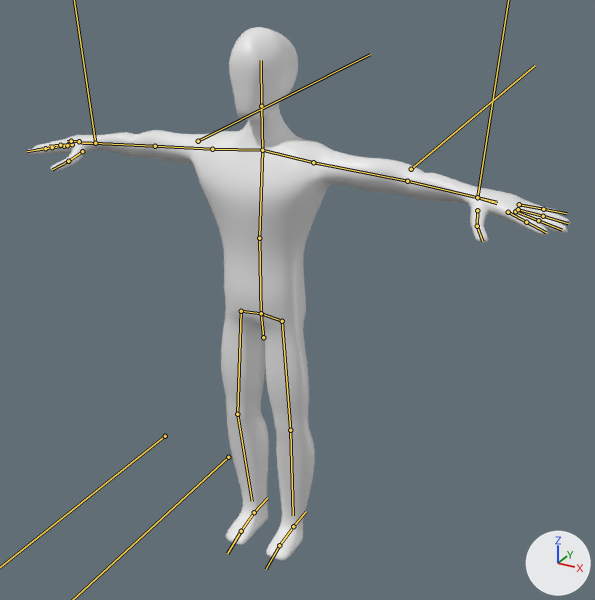
The glTF model client/main/assets/dummy.glb: old version first, new version second.
Before and after are seen from a 50 mm lens placed at (1.38, -2.28, 2.18), pointed at (0.1, 0.05, 1.02). Lighting does not change. The marker at lower right points along +X, +Y and +Z. The bones that bend it are drawn over the model as lines.
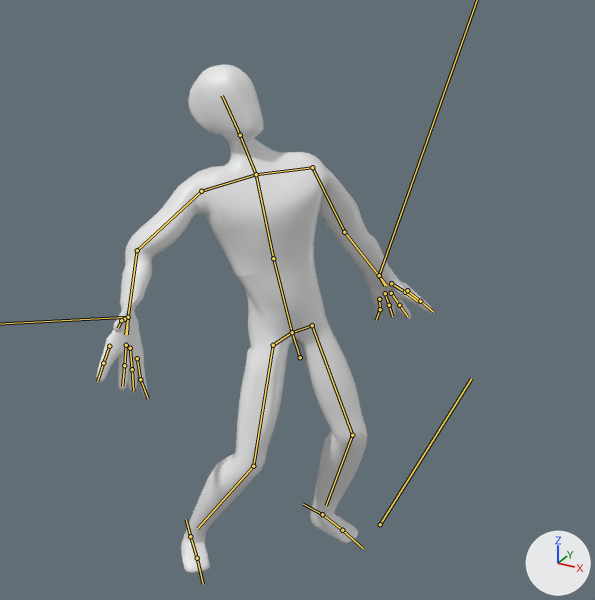
The newer file adds an action. The first version stands in its rest pose; the second is drawn at frame 0 of the action 'StandStun'.

The change, as a list of edits to the scene's bpy script:
```text
Change bone_funny:
    where bone_funny = bpy.data.objects['Armature'].pose.bones['Funny']
    bone_funny.location: (0.0, 0.0, 0.0) -> (0.114, -0.087, -0.052)
    bone_funny.rotation_quaternion: (1.0, 0.0, 0.0, 0.0) -> (0.853, -0.092, 0.502, 0.112)  # degrees (0, 0, 0) -> degrees (-5, 61, 12)
Change bone_abdomen:
    where bone_abdomen = bpy.data.objects['Armature'].pose.bones['Abdomen']  # child of 'Funny'
    bone_abdomen.rotation_quaternion: (1.0, 0.0, 0.0, 0.0) -> (0.991, 0.057, -0.112, -0.043)  # degrees (0, 0, 0) -> degrees (7, -12, -6)
Change bone_chest:
    where bone_chest = bpy.data.objects['Armature'].pose.bones['Chest']  # child of 'Abdomen'
    bone_chest.rotation_quaternion: (1.0, 0.0, 0.0, 0.0) -> (0.997, 0.018, -0.072, -0.027)  # degrees (0, 0, 0) -> degrees (2, -8, -3)
Change bone_neck:
    where bone_neck = bpy.data.objects['Armature'].pose.bones['Neck']  # child of 'Chest'
    bone_neck.rotation_quaternion: (1.0, 0.0, 0.0, 0.0) -> (0.993, -0.072, 0.0, 0.092)  # degrees (0, 0, 0) -> degrees (-8, 1, 11)
Change bone_head:
    where bone_head = bpy.data.objects['Armature'].pose.bones['Head']  # child of 'Neck'
    bone_head.rotation_quaternion: (1.0, 0.0, 0.0, 0.0) -> (0.937, -0.046, 0.347, 0.002)  # degrees (0, 0, 0) -> degrees (-6, 41, -2)
Change bone_upperarm_l:
    where bone_upperarm_l = bpy.data.objects['Armature'].pose.bones['UpperArm.L']  # child of 'Shoulder.L'
    bone_upperarm_l.rotation_quaternion: (1.0, 0.0, 0.0, 0.0) -> (0.84, -0.432, -0.159, 0.288)  # degrees (0, 0, 0) -> degrees (-55, -1, 38)
Change bone_forearm_l:
    where bone_forearm_l = bpy.data.objects['Armature'].pose.bones['ForeArm.L']  # child of 'UpperArm.L'
    bone_forearm_l.rotation_quaternion: (1.0, 0.0, 0.0, 0.0) -> (0.995, -0.022, 0.0, 0.102)  # degrees (0, 0, 0) -> degrees (-2, 0, 12)
Change bone_upperarm_r:
    where bone_upperarm_r = bpy.data.objects['Armature'].pose.bones['UpperArm.R']  # child of 'Shoulder.R'
    bone_upperarm_r.rotation_quaternion: (1.0, 0.0, 0.0, 0.0) -> (0.866, -0.171, -0.449, 0.143)  # degrees (0, 0, 0) -> degrees (-38, -47, 36)
Change bone_forearm_r:
    where bone_forearm_r = bpy.data.objects['Armature'].pose.bones['ForeArm.R']  # child of 'UpperArm.R'
    bone_forearm_r.rotation_quaternion: (1.0, 0.0, 0.0, 0.0) -> (0.968, 0.052, 0.0, 0.245)  # degrees (0, 0, 0) -> degrees (6, -1, 28)
Change bone_thigh_l:
    where bone_thigh_l = bpy.data.objects['Armature'].pose.bones['Thigh.L']  # child of 'Hip.L'
    bone_thigh_l.rotation_quaternion: (1.0, 0.0, 0.0, 0.0) -> (0.966, -0.053, 0.249, 0.04)  # degrees (0, 0, 0) -> degrees (-5, 29, 3)
Change bone_shin_l:
    where bone_shin_l = bpy.data.objects['Armature'].pose.bones['Shin.L']  # child of 'Thigh.L'
    bone_shin_l.rotation_quaternion: (1.0, 0.0, 0.0, 0.0) -> (0.954, 0.219, 0.0, 0.203)  # degrees (0, 0, 0) -> degrees (25, -5, 23)
Change bone_thigh_r:
    where bone_thigh_r = bpy.data.objects['Armature'].pose.bones['Thigh.R']  # child of 'Hip.R'
    bone_thigh_r.rotation_quaternion: (1.0, 0.0, 0.0, 0.0) -> (0.862, 0.147, -0.448, 0.187)  # degrees (0, 0, 0) -> degrees (9, -56, 20)
Change bone_shin_r:
    where bone_shin_r = bpy.data.objects['Armature'].pose.bones['Shin.R']  # child of 'Thigh.R'
    bone_shin_r.rotation_quaternion: (1.0, 0.0, 0.0, 0.0) -> (0.961, 0.203, 0.0, -0.188)  # degrees (0, 0, 0) -> degrees (23, 4, -21)
Change bone_heelik_l:
    where bone_heelik_l = bpy.data.objects['Armature'].pose.bones['HeelIK.L']
    bone_heelik_l.location: (0.0, 0.0, 0.0) -> (0.068, 0.122, 0.0)
    bone_heelik_l.rotation_quaternion: (1.0, 0.0, 0.0, 0.0) -> (0.778, 0.0, 0.0, 0.628)  # degrees (0, 0, 0) -> degrees (0, 0, 78)
Change bone_handik_l:
    where bone_handik_l = bpy.data.objects['Armature'].pose.bones['HandIK.L']
    bone_handik_l.location: (0.0, 0.0, 0.0) -> (-0.463, -0.509, -0.377)
    bone_handik_l.rotation_quaternion: (1.0, 0.0, 0.0, 0.0) -> (0.682, -0.409, 0.564, -0.223)  # degrees (0, 0, 0) -> degrees (-88, 36, -71)
Change bone_littlebase_l:
    where bone_littlebase_l = bpy.data.objects['Armature'].pose.bones['LittleBase.L']  # child of 'Hand.L'
    bone_littlebase_l.location: (0.0, 0.0, 0.0) -> (-0.003, 0.021, -0.011)
Change bone_heelik_r:
    where bone_heelik_r = bpy.data.objects['Armature'].pose.bones['HeelIK.R']
    bone_heelik_r.location: (0.0, 0.0, 0.0) -> (-0.124, -0.266, 0.02)
    bone_heelik_r.rotation_quaternion: (1.0, 0.0, 0.0, 0.0) -> (0.921, 0.0, 0.0, 0.391)  # degrees (0, 0, 0) -> degrees (0, 0, 46)
Change bone_handik_r:
    where bone_handik_r = bpy.data.objects['Armature'].pose.bones['HandIK.R']
    bone_handik_r.location: (0.0, 0.0, 0.0) -> (0.36, -0.485, 0.402)
    bone_handik_r.rotation_quaternion: (1.0, 0.0, 0.0, 0.0) -> (0.605, -0.209, 0.269, 0.719)  # degrees (0, 0, 0) -> degrees (10, 39, 103)
Change bone_indexbase_r:
    where bone_indexbase_r = bpy.data.objects['Armature'].pose.bones['IndexBase.R']  # child of 'Hand.R'
    bone_indexbase_r.location: (0.0, 0.0, 0.0) -> (-0.019, 0.013, 0.015)
```

What differs and where, as boxes (x1, y1, x2, y2) in the pictures (595 x 600 px):
'Mesh', posed (38% narrower): before (27, 27, 570, 561); after (97, 64, 434, 573)
bone 'Funny', root to tip: before (263, 337) to (261, 313); after (300, 357) to (292, 332)
bone 'Abdomen', root to tip: before (261, 313) to (259, 238); after (292, 332) to (273, 258)
bone 'Chest', root to tip: before (259, 238) to (262, 150); after (273, 258) to (256, 174)
bone 'Neck', root to tip: before (262, 150) to (261, 106); after (256, 174) to (240, 135)
bone 'Head', root to tip: before (261, 106) to (261, 60); after (240, 135) to (222, 95)
bone 'UpperArm.L', root to tip: before (313, 162) to (407, 181); after (312, 167) to (344, 232)
bone 'ForeArm.L', root to tip: before (407, 181) to (496, 202); after (344, 232) to (387, 286)
bone 'UpperArm.R', root to tip: before (212, 149) to (155, 146); after (201, 191) to (137, 250)
bone 'ForeArm.R', root to tip: before (155, 146) to (81, 142); after (137, 250) to (125, 334)
bone 'Thigh.L', root to tip: before (282, 321) to (290, 430); after (312, 325) to (352, 435)
bone 'Shin.L', root to tip: before (290, 430) to (293, 515); after (352, 435) to (326, 505)
bone 'Thigh.R', root to tip: before (241, 311) to (237, 414); after (273, 345) to (253, 466)
bone 'Shin.R', root to tip: before (237, 414) to (252, 501); after (253, 466) to (197, 528)
bone 'HeelIK.L', root to tip: before (293, 526) to (306, 511); after (322, 514) to (303, 504)
bone 'LittleBase.L', root to tip: before (519, 204) to (543, 209); after (379, 299) to (380, 309)
bone 'HeelIK.R', root to tip: before (254, 512) to (267, 498); after (190, 536) to (186, 519)
bone 'IndexBase.R', root to tip: before (64, 146) to (45, 148); after (109, 346) to (103, 363)
